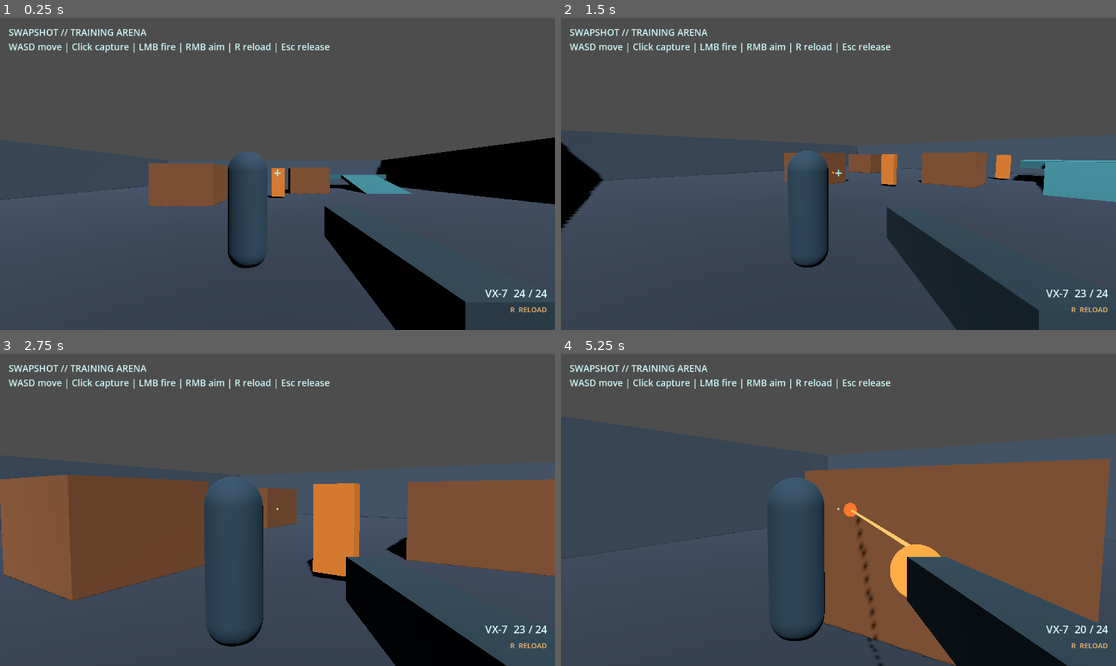
Above: before the commit, frames 1-4 (two rows, left to right).
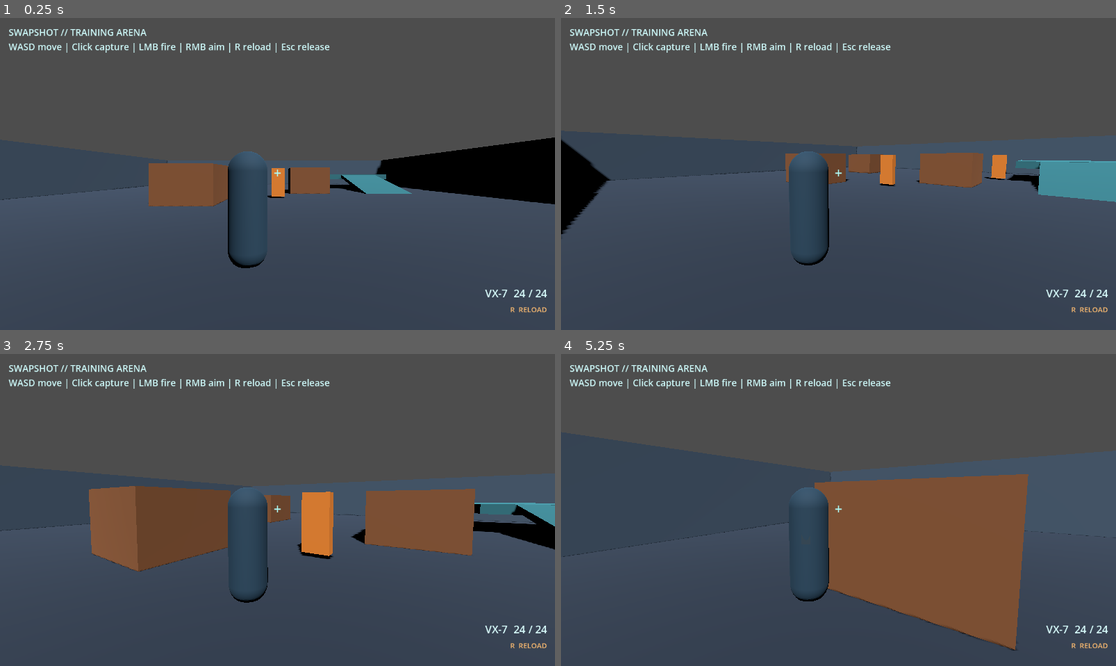
Above: after the commit, the same moments.

Repository: mishraaditya595/swapshot
Game: Godot game, scene res://scenes/main.tscn
Two runs of this game, one before a commit and one after it. Both use one fixed random seed, a clock stepped at 60 frames per second and the inputs below.
Inputs (mouse positions are in pixels of both pictures, inside the frame that each line leads up to):
- Up to frame 1 (0.25 s): no input
- Up to frame 2 (1.5 s): tap Enter at 0.5 s; move the mouse to (960, 158) at 0.52 s; hold D (move_right) 0.53-1.28 s; hold Right mouse button (aim) 0.53-1.28 s; click (960, 158) at 0.67 s; move the mouse to (810, 174) at 1.27 s; hold W (move_forward) from 1.28 s (still down); click (810, 174) at 1.35 s
- Up to frame 3 (2.75 s): keep holding W (move_forward); move the mouse to (288, 503) at 2.02 s; hold Right mouse button (aim) from 2.03 s (still down)
- Up to frame 4 (5.25 s): keep holding W (move_forward); move the mouse to (832, 516) at 2.77 s; release Right mouse button (aim) at 2.78 s; click (832, 516) at 2.85 s; move the mouse to (877, 513) at 3.52 s; hold Right mouse button (aim) 3.53-4.28 s; move the mouse to (794, 506) at 4.27 s; click (794, 506) at 4.35 s; move the mouse to (844, 510) at 5.02 s; hold Right mouse button (aim) from 5.03 s (still down); click (844, 510) at 5.17 s

The runs differ from the first frame. In frame 1, 4.3% of the frame differs, in the area x 58-84%, y 60-100%; in frame 2, 5.6%; in frame 3, 24%, in the area x 0-100%, y 38-100%; in frame 4, 18%.
Error before the commit: Invalid access to property or key 'rotation' on a base object of type 'null instance'. (res://scripts/player_controller.gd:89)
Error after the commit: Invalid access to property or key 'fov' on a base object of type 'Nil'. (res://scripts/vx7_rifle.gd:40)

Commit message:
fix(MS-02): align visible character and mount rifle to shoulder

Diff:
--- a/scenes/player/player.tscn
+++ b/scenes/player/player.tscn
@@ -48,6 +48,11 @@
 transform = Transform3D(1, 0, 0, 0, 1, 0, 0, 0, 1, 0, 0.4, -0.32)
 mesh = SubResource("VisorMesh")
 
+[node name="WeaponPivot" type="Node3D" parent="VisualRoot"]
+position = Vector3(0, 0.14, -0.1)
+
+[node name="VX7" parent="VisualRoot/WeaponPivot" instance=ExtResource("3_rifle")]
+
 [node name="CameraPivot" type="Node3D" parent="."]
 position = Vector3(0, 0.48, 0)
 
@@ -64,6 +69,4 @@
 fov = 75.0
 near = 0.05
 
-[node name="VX7" parent="CameraPivot/CameraBoom/Camera3D" instance=ExtResource("3_rifle")]
-
 [node name="CombatHUD" parent="." instance=ExtResource("4_hud")]
